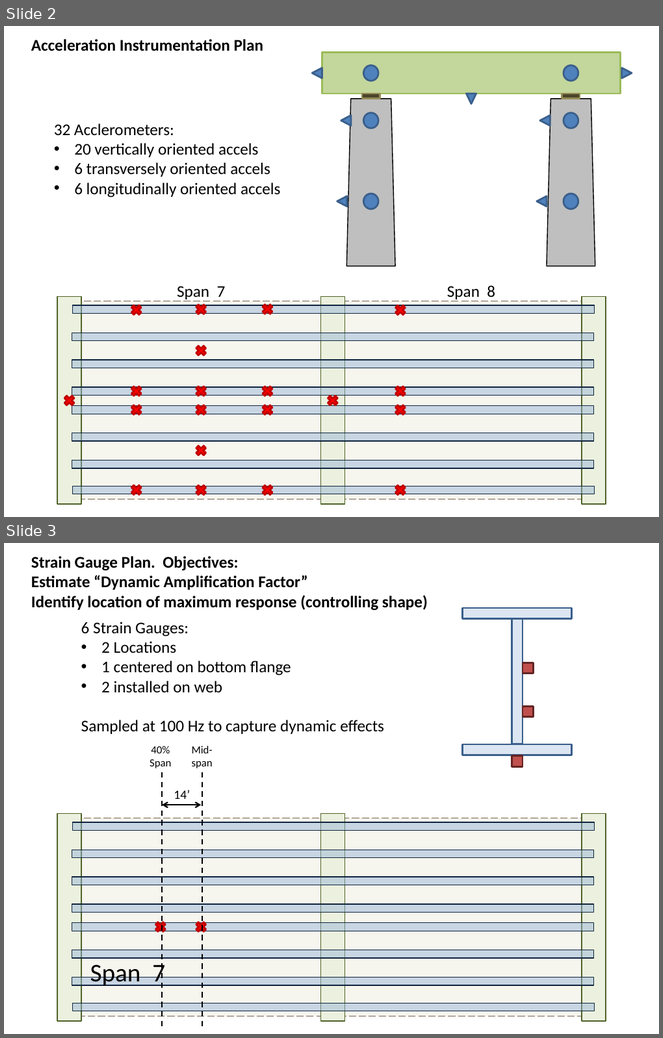
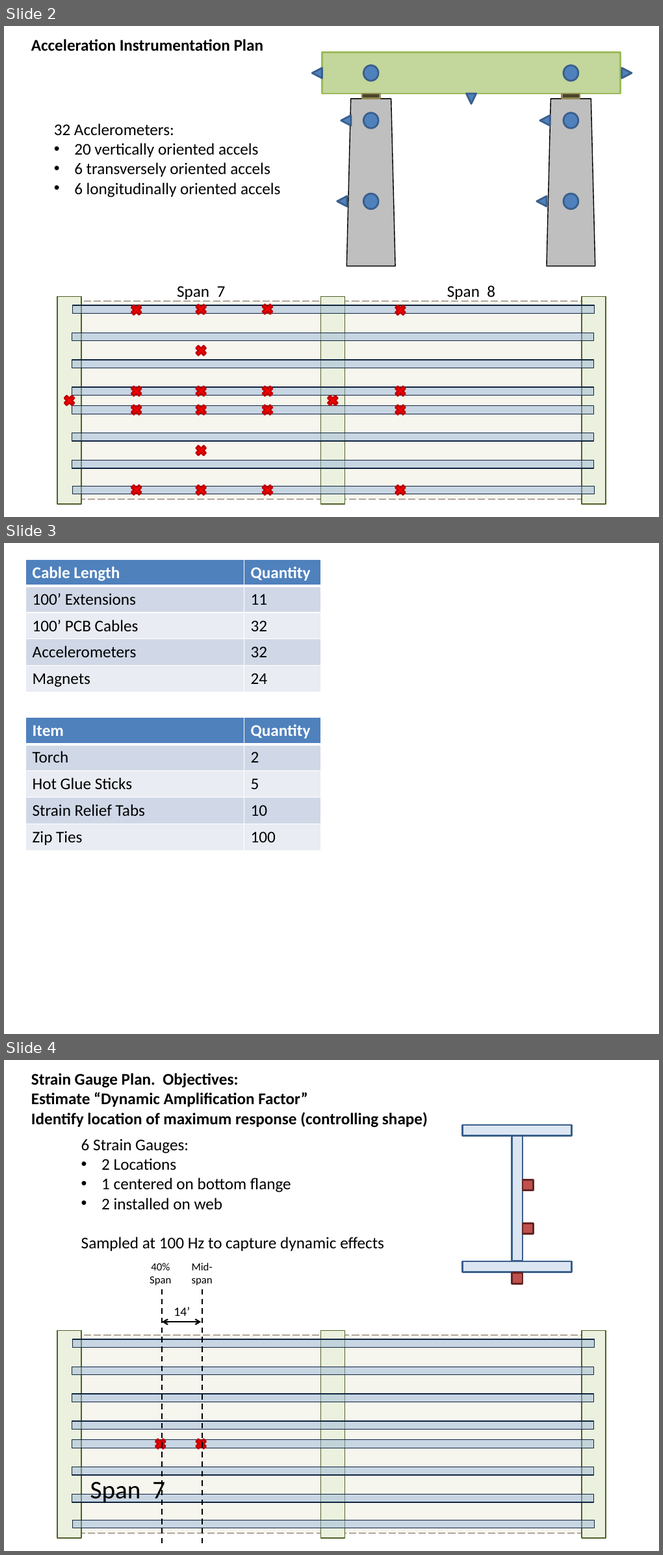
Before and after one commit to jbbraley/I76, a slide deck: Planning/Instrumentation.pptx. Shown one above the other, each under a label of ours: slides 2 and 3 before the commit, slides 2, 3 and 4 after it. The pictures are 663x1038 and 663x1555 pixels, drawn with LibreOffice and Linux fonts; fonts in the diff are those of the drawing. Boxes give left, top, right and bottom in pixels: in the first picture for what was removed or moved away, otherwise in the second. Text is boxed around its words. In the diff, an @@ line names an element or a change of style, - is before the commit and + after.

Commit message:
minor changes to prelim processing and instrumentation presentation

```diff
--- a/Planning/Instrumentation.pptx
+++ b/Planning/Instrumentation.pptx
@@ slide 3 added at box(4, 543, 659, 1034), background #FFFFFF @@
@@ table added at box(25, 559, 321, 693), 5 rows, 2 columns @@
+Cable Length | Quantity
+100’ Extensions | 11
+100’ PCB Cables | 32
+Accelerometers | 32
+Magnets | 24
@@ table added at box(25, 718, 321, 851), 5 rows, 2 columns @@
+Item | Quantity
+Torch | 2
+Hot Glue Sticks | 5
+Strain Relief Tabs | 10
+Zip Ties | 100
@@ what was slide 3 is now slide 4 @@
```
Also in this commit, not shown: 1 other file.
